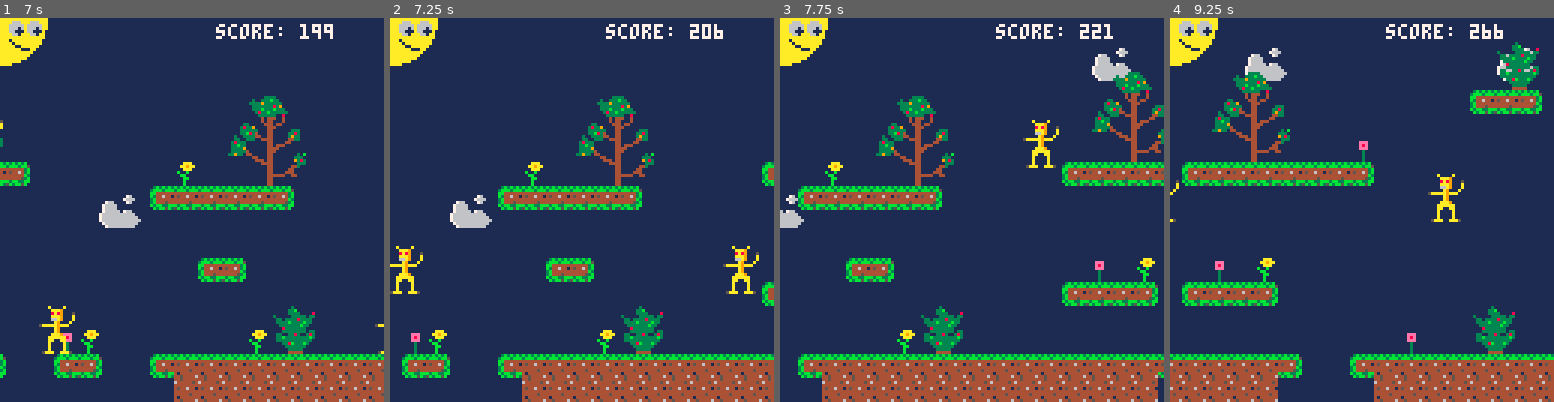
Above: before the commit, frames 1-4 (left to right).
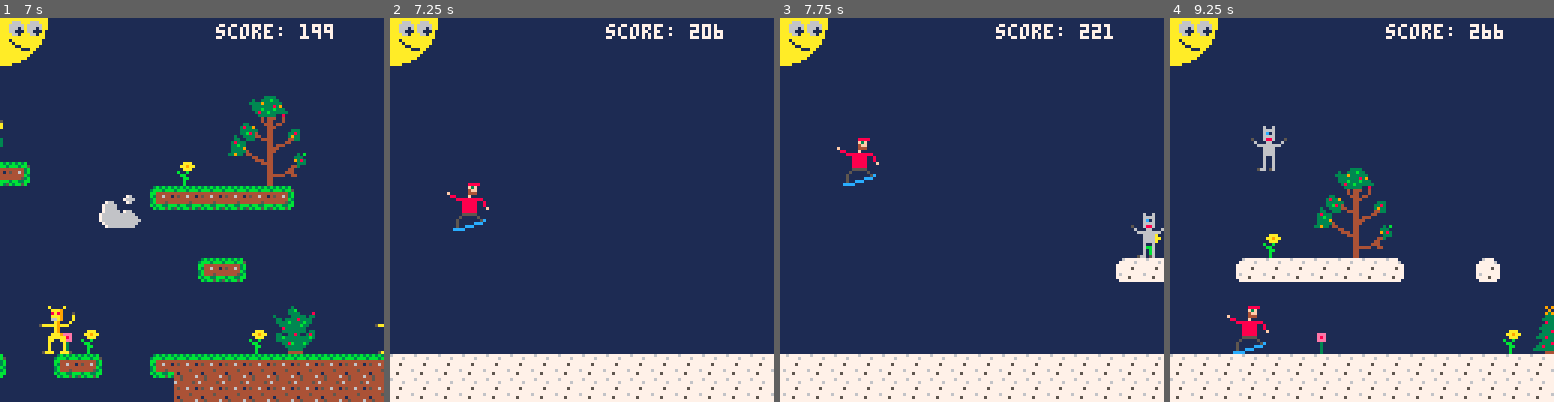
Above: after the commit, the same moments.

Repository: elennick/bksowa
Game: PICO-8 cartridge bksowa.p8
Two runs of this game, one before a commit and one after it. Both use one fixed random seed, a clock stepped at 60 frames per second and the inputs below.
Inputs:
- Up to frame 1 (7 s): tap X (X key) at 0.33, 1.07, 1.85, 2.97, 4.08, 5.2, 6.32 s; tap O (Z key) at 0.7, 1.7, 2.1, 2.5, 2.9, 3.3, 3.7, 4.1, 4.5, 4.9, 5.3, 5.7, 6.1, 6.5, 6.9 s; hold Right 1.6-2.1 s; hold Up 2.15-2.42 s; hold Right 2.47-3.03 s; hold Left 3.08-3.58 s; hold Down 3.63-3.97 s; hold Right 4.02-4.68 s; hold Up 4.73-5.03 s; hold Left 5.08-5.68 s; hold Down 5.73-6.03 s; hold Right 6.08-6.58 s; hold Right from 6.63 s (still down)
- Up to frame 2 (7.25 s): release Right at 7.13 s; hold Up from 7.18 s (still down)
- Up to frame 3 (7.75 s): tap O (Z key) at 7.3, 7.7 s; tap X (X key) at 7.43 s; release Up at 7.45 s; hold Right from 7.5 s (still down)
- Up to frame 4 (9.25 s): release Right at 8.07 s; tap O (Z key) at 8.1, 8.5, 8.9 s; hold Left 8.12-8.62 s; tap X (X key) at 8.55 s; hold Down 8.67-9 s; hold Right from 9.05 s (still down)

Frame 1 is identical in both runs. In frame 2, 20% of the frame differs, in the area x 0-100%, y 20-100%; in frame 3, 25%; in frame 4, 28%, in the area x 0-100%, y 6-100%.

Commit message:
added attack animation

Diff:
--- a/bksowa.p8
+++ b/bksowa.p8
@@ -18,6 +18,7 @@
   l[1].psprites[1] = 64
   l[1].psprites[2] = 66
   l[1].psprites[3] = 68
+  l[1].asprite = 102
   l[1].esprite = 96
   l[2] = {}
   l[2].y = 128
@@ -26,6 +27,7 @@
   l[2].psprites[1] = 70
   l[2].psprites[2] = 72
   l[2].psprites[3] = 74
+  l[2].asprite = 104
   l[2].esprite = 98
   l[3] = {}
   l[3].psprites = {}
@@ -34,6 +36,7 @@
   l[3].psprites[1] = 76
   l[3].psprites[2] = 78
   l[3].psprites[3] = 110
+  l[3].asprite = 106
   l[3].esprite = 100
 
   start(1)
@@ -123,9 +126,9 @@
     end
     enemies.lj += 1
 
-    if score > 1000 and cl==1 then
+    if score > 200 and cl==1 then
       start(2)
-    elseif score > 2000 and cl==2 then
+    elseif score > 400 and cl==2 then
       start(3)
     end
   end
@@ -142,7 +145,11 @@
   if screen == 10 then
 			  drawenv()
 			  p.x += cvx
-			  ani(p, 2, 2, 3, 4)
+			  if p.state == "jump2" then
+			    spr(l[cl].asprite, p.x, p.y, 2, 2)
+			  else
+			    ani(p, 2, 2, 3, 4)
+	    end
 
 	    for i=1, rawlen(enemies) do
        enemies[i].vy += 0.55
@@ -271,22 +278,22 @@
 00000050050000000004550005000000000000500005000000005000000050000000500000ccc00000c05000000050000000044ddd4400000000044d5d440000
 00000040044000000004000004000000000000440004400000c05000000050c00000500ccc000000000ccccccc0050c000999995659999900099999d6d999990
 000000400000000000000000040000000000000000000000000ccccccccccc00000cccc0000000000000000000cccc000000000ddd0000000000000d5d000000
-00000a0000a000000000000000000000000000555500000000000000000000000000000000000000000000000000000000000000000000000000000cccc00000
-000000aaa90000000000006006000000000000343400000000000000000000000000000000000000000000000000000000000000000000000000000f3f000000
-0000008a8900050000000066660000000400004445000000000000000000000000000000000000000000000000000000000000000000000000000004ff0000f0
-000000aaa9000a000000006c0600000000e0005555000000000000000000000000000000000000000000000000000000000000000000000000000004440000c0
-00000066a9000a000000006666000000000ee0044000000000000000000000000000000000000000000000000000000000000000000000000000000ff000cc00
-0000000a9000a000005000688600050000000eee1eee0000000000000000000000000000000000000000000000000000000000000000000000ccccc1cccc0000
-005aaaaa9aaa0000000600066000600000000eee1ee0e00000000000000000000000000000000000000000000000000000000000000000000f000cc1ccc00000
-0000000a90000000000066666666000000000ee1eee0e000000000000000000000000000000000000000000000000000000000000000000000000ccc1cc00000
-0000000a900000000000006666000000000000eeee00e000000000000000000000000000000000000000000000000000000000000000000000000cccccc00000
-000000aaa90000000000006666000000000000eeee004000000000000000000000000000000000000000000000000000000000000000000000000cccccc00000
-00000aaaaaa0000000000066660000000000005555006600000000000000000000000000000000000000000000000000000000000000000000000eeeeee00000
-00000aa00aa0000000000060060000000000005005060060000000000000000000000000000000000000000000000000000000000000000000000e0000e00000
-00000a0000a0000000000060060000000000005005066660000000000000000000000000000000000000000000000000000000000000000000000e0000e00000
-00000a0000a000000000006006000000000000500506666000000000000000000000000000000000000000000000000000000000000000000000044dd5440000
-00000a0000a000000000006006000000000000500500000000000000000000000000000000000000000000000000000000000000000000000099999d6d999990
-0005aaa00aaa500000005660560000000000025025000000000000000000000000000000000000000000000000000000000000000000000000000005dd000000
+00000a0000a0000000000000000000000000005555000000000000099990000000000000888800000000000cccc0000000000000000000000000000cccc00000
+000000aaa9000000000000600600000000000034340000000000000f3f00000000000000f3f000000000000f3f00000000000000000000000000000f3f000000
+0000008a890005000000006666000000040000444500000000000004ff000f00000000004ff0000000000004ff0000f0000000000000000000000004ff0000f0
+000000aaa9000a000000006c0600000000e0005555000000000000044400090000000000444008f00000000444000c00000000000000000000000004440000c0
+00000066a9000a000000006666000000000ee004400000000000000ff000900000000000f00080000000000ff000c00000000000000000000000000ff000cc00
+0000000a9000a000005000688600050000000eee1eee0000000000999999000000000088888800f000000cc1cccc0000000000000000000000ccccc1cccc0000
+005aaaaa9aaa0000000600066000600000000eee1ee0e0000000009999000000000000888880080000000cc1ccc00f0000000000000000000f000cc1ccc00000
+0000000a90000000000066666666000000000ee1eee0e000000000999999f000000000888888800000000ccc1cccc000000000000000000000000ccc1cc00000
+0000000a900000000000006666000000000000eeee00e0000000009999000000000000888880000000000cccccc00000000000000000000000000cccccc00000
+000000aaa90000000000006666000000000000eeee0040000000009999000000000000888880000000000cccccc00000000000000000000000000cccccc00000
+00000aaaaaa00000000000666600000000000055550066000000005555000000000000555550000000000eeeeee00000000000000000000000000eeeeee00000
+00000aa00aa00000000000600600000000000050050600600000005000500000000005000005000000000e0000e00000000000000000000000000e0000e00000
+00000a0000a000000000006006000000000000500506666000000050000500000000500000005c0000000e0000e00000000000000000000000000e0000e00000
+00000a0000a000000000006006000000000000500506666000045500000500000000500000ccc0000000044ddd44099000000000000000000000044dd5440000
+00000a0000a000000000006006000000000000500500000000400000000440000000500ccc000000000099956599900000000000000000000099999d6d999990
+0005aaa00aaa5000000056605600000000000250250000000000000000000000000cccc0000000000099000ddd000000000000000000000000000005dd000000
 00000000000000000000000000000000000000000000000000000000000000000000000000000000000000000000000000000000000000000000000000000000
 00000000000000000000000000000000000000000000000000000000000000000000000000000000000000000000000000000000000000000000000000000000
 00000000000000000000000000000000000000000000000000000000000000000000000000000000000000000000000000000000000000000000000000000000
